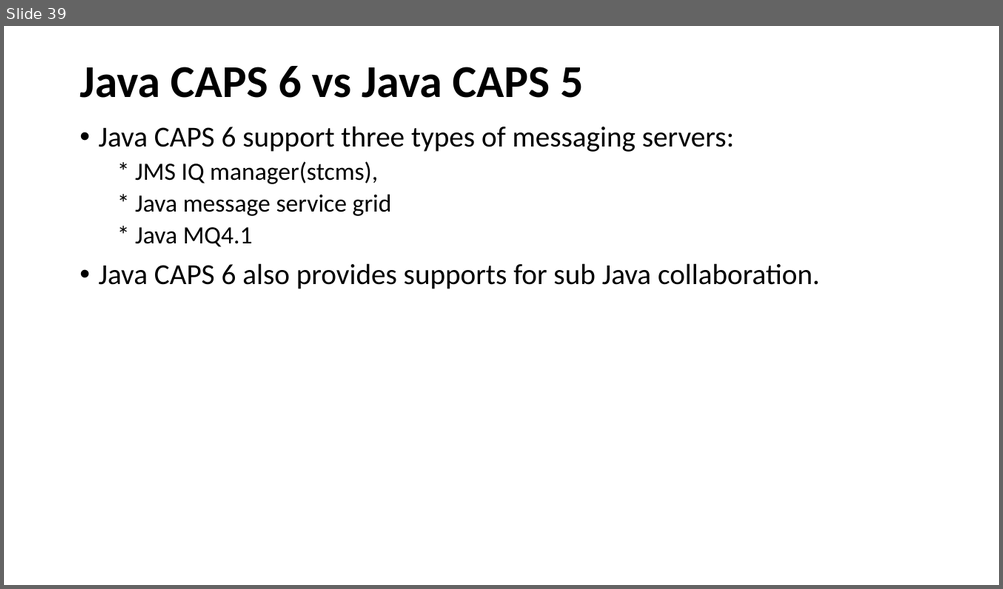
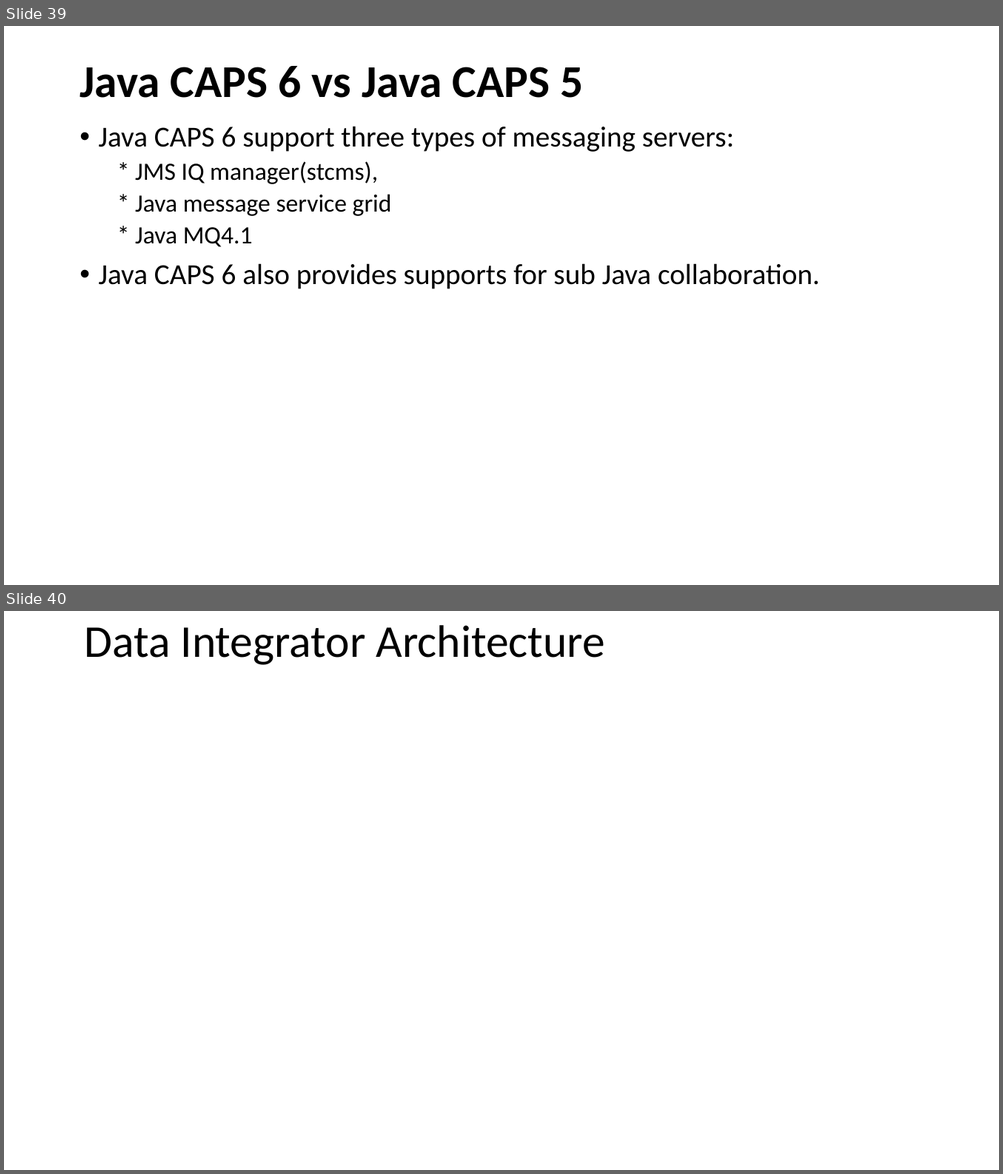
Before and after one commit to eswaribala/jcaps, a slide deck: JCAPS_63.pptx. Shown one above the other, each under a label of ours: slide 39 before the commit, slides 39 and 40 after it. The pictures are 1003x589 and 1003x1174 pixels, drawn with LibreOffice and Linux fonts; fonts in the diff are those of the drawing; background and template pictures are left out. Boxes give left, top, right and bottom in pixels: in the first picture for what was removed or moved away, otherwise in the second. Text is boxed around its words. In the diff, an @@ line names an element or a change of style, - is before the commit and + after.

```diff
--- a/JCAPS_63.pptx
+++ b/JCAPS_63.pptx
@@ slide 40 added at (x1=4, y1=611, x2=999, y2=1170), background picture (left out) @@
@@ title added at (x1=84, y1=625, x2=605, y2=665), 44 pt, text #000000 @@
+Data Integrator Architecture
```
Also in this commit, not shown: 6 other slides added.
